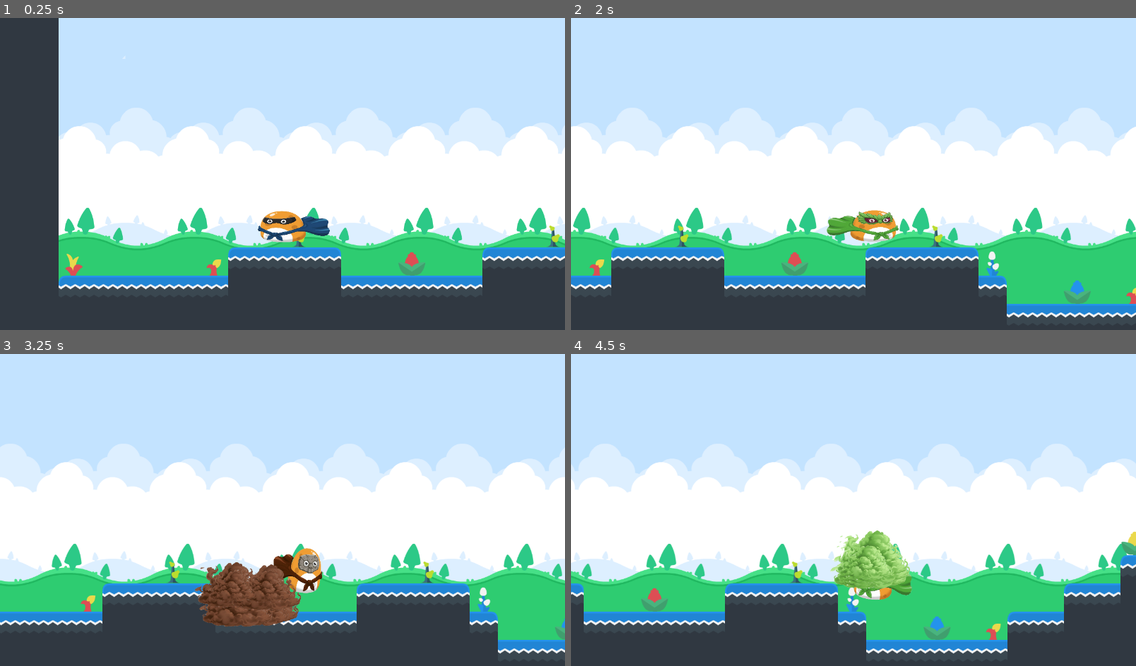
Above: before the commit, frames 1-4 (two rows, left to right).
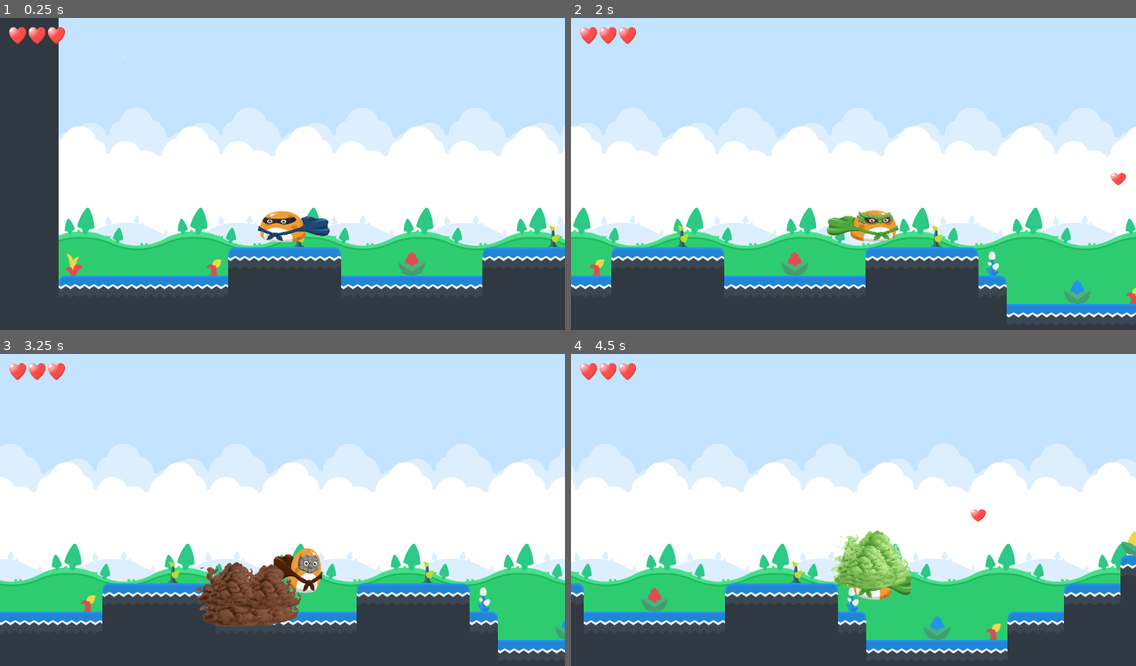
Above: after the commit, the same moments.

Repository: uging/ggj2026
Game: Godot game, scene res://levels/basic_level.tscn
Two runs of this game, one before a commit and one after it. Both use one fixed random seed, a clock stepped at 60 frames per second and the inputs below. The project has no main scene, so this scene is started directly.
Inputs:
- Up to frame 1 (0.25 s): no input
- Up to frame 2 (2 s): tap Enter at 0.5 s; hold D (move_right) from 0.53 s (still down); tap 1 at 0.6 s; tap Space at 0.77, 1.52 s; tap 2 at 1.35 s
- Up to frame 3 (3.25 s): release D (move_right) at 2.03 s; hold A (move_left) 2.03-2.78 s; tap 3 at 2.1 s; hold D (move_right) from 2.78 s (still down); tap 4 at 2.85 s; tap Space at 3.02 s
- Up to frame 4 (4.5 s): tap 1 at 3.6 s; tap Space at 3.77 s; release D (move_right) at 4.28 s; hold A (move_left) from 4.28 s (still down); tap 2 at 4.35 s

The runs differ from the first frame. In frame 1, 0.4% of the frame differs, in the area x 1-12%, y 2-9%; in frame 2, 0.4%; in frame 3, 0.4%; in frame 4, 0.4%, in the area x 1-74%, y 2-54%.

Commit message:
added heart pickup to scenes

Diff:
--- /dev/null
+++ b/heart_pickup.gd
@@ -0,0 +1,27 @@
+extends Area2D
+
+@export var heal_amount := 1
+
+func _ready() -> void:
+	# Connect the signal for when Goma enters the heart
+	body_entered.connect(_on_body_entered)
+
+	# Visual: Make it bob gently
+	var tween = create_tween().set_loops().set_ease(Tween.EASE_IN_OUT).set_trans(Tween.TRANS_SINE)
+	tween.tween_property(self, "position:y", -10.0, 1.2).as_relative()
+	tween.tween_property(self, "position:y", 10.0, 1.2).as_relative()
+
+func _on_body_entered(body: Node2D) -> void:
+	# Check if the body has our 'heal' function
+	if body.has_method("heal"):
+		# Only pick up if health is less than the max (10)
+		if body.current_health < body.max_health:
+			body.heal(heal_amount)
+			play_collect_animation()
+
+func play_collect_animation():
+	# Pop and fade effect before deleting the node
+	var tween = create_tween()
+	tween.tween_property(self, "scale", Vector2(1.5, 1.5), 0.1)
+	tween.tween_property(self, "modulate:a", 0.0, 0.1)
+	tween.finished.connect(queue_free)
--- /dev/null
+++ b/heart_pickup.tscn
@@ -0,0 +1,19 @@
+[gd_scene load_steps=4 format=3 uid="uid://lpoqjqyofqgm"]
+
+[ext_resource type="Script" uid="uid://bjnsxqmx7tmk6" path="res://heart_pickup.gd" id="1_3u1mg"]
+[ext_resource type="Texture2D" uid="uid://cmoiyoulbgnmx" path="res://assets/character/heart.png" id="1_w2efk"]
+
+[sub_resource type="CircleShape2D" id="CircleShape2D_3u1mg"]
+radius = 16.27882
+
+[node name="HeartPickup" type="Area2D"]
+collision_layer = 0
+script = ExtResource("1_3u1mg")
+
+[node name="Sprite2D" type="Sprite2D" parent="."]
+position = Vector2(0.18748736, 1.6249912)
+scale = Vector2(0.048469417, 0.044230796)
+texture = ExtResource("1_w2efk")
+
+[node name="CollisionShape2D" type="CollisionShape2D" parent="."]
+shape = SubResource("CircleShape2D_3u1mg")
--- a/levels/basic_level.tscn
+++ b/levels/basic_level.tscn
@@ -1,253 +1,11 @@
-[gd_scene load_steps=7 format=4 uid="uid://cywrg0bjuyd0q"]
-
-[ext_resource type="Script" uid="uid://d35w1jylxasvg" path="res://levels/basic_level.gd" id="1_jxqax"]
-[ext_resource type="Texture2D" uid="uid://fi37jk1jjf4u" path="res://resources/spritesheet-backgrounds-default.png" id="1_x83mk"]
+[gd_scene load_steps=9 format=4 uid="uid://cywrg0bjuyd0q"]
+
+[ext_resource type="Script" path="res://levels/basic_level.gd" id="1_jxqax"]
 [ext_resource type="Texture2D" uid="uid://co4nqst4qm0h1" path="res://resources/tilesheet_complete.png" id="2_h6lqb"]
+[ext_resource type="TileSet" uid="uid://cm86mllv60gwm" path="res://levels/background.tres" id="2_jxqax"]
 [ext_resource type="PackedScene" uid="uid://p6cwmp2367e6" path="res://player.tscn" id="3_h6lqb"]
-[ext_resource type="TileSet" uid="uid://cm86mllv60gwm" path="res://levels/background.tres" id="2_jxqax"]
-
-[sub_resource type="TileSetAtlasSource" id="TileSetAtlasSource_jxqax"]
-texture = ExtResource("1_x83mk")
-texture_region_size = Vector2i(64, 64)
-0:0/0 = 0
-1:0/0 = 0
-2:0/0 = 0
-3:0/0 = 0
-4:0/0 = 0
-5:0/0 = 0
-6:0/0 = 0
-7:0/0 = 0
-8:0/0 = 0
-9:0/0 = 0
-10:0/0 = 0
-11:0/0 = 0
-12:0/0 = 0
-13:0/0 = 0
-14:0/0 = 0
-15:0/0 = 0
-0:1/0 = 0
-1:1/0 = 0
-2:1/0 = 0
-3:1/0 = 0
-4:1/0 = 0
-5:1/0 = 0
-6:1/0 = 0
-7:1/0 = 0
-8:1/0 = 0
-9:1/0 = 0
-10:1/0 = 0
-11:1/0 = 0
-12:1/0 = 0
-13:1/0 = 0
-14:1/0 = 0
-15:1/0 = 0
-0:2/0 = 0
-1:2/0 = 0
-2:2/0 = 0
-3:2/0 = 0
-4:2/0 = 0
-5:2/0 = 0
-6:2/0 = 0
-7:2/0 = 0
-8:2/0 = 0
-9:2/0 = 0
-10:2/0 = 0
-11:2/0 = 0
-12:2/0 = 0
-13:2/0 = 0
-14:2/0 = 0
-15:2/0 = 0
-0:3/0 = 0
-1:3/0 = 0
-2:3/0 = 0
-3:3/0 = 0
-4:3/0 = 0
-5:3/0 = 0
-6:3/0 = 0
-7:3/0 = 0
-8:3/0 = 0
-9:3/0 = 0
-10:3/0 = 0
-11:3/0 = 0
-12:3/0 = 0
-13:3/0 = 0
-14:3/0 = 0
-15:3/0 = 0
-0:4/0 = 0
-1:4/0 = 0
-2:4/0 = 0
-3:4/0 = 0
-4:4/0 = 0
-5:4/0 = 0
-6:4/0 = 0
-7:4/0 = 0
-8:4/0 = 0
-9:4/0 = 0
-10:4/0 = 0
-11:4/0 = 0
-12:4/0 = 0
-13:4/0 = 0
-14:4/0 = 0
-15:4/0 = 0
-0:5/0 = 0
-1:5/0 = 0
-2:5/0 = 0
-3:5/0 = 0
-4:5/0 = 0
-5:5/0 = 0
-6:5/0 = 0
-7:5/0 = 0
-8:5/0 = 0
-9:5/0 = 0
-10:5/0 = 0
-11:5/0 = 0
-12:5/0 = 0
-13:5/0 = 0
-14:5/0 = 0
-15:5/0 = 0
-0:6/0 = 0
-1:6/0 = 0
-2:6/0 = 0
-3:6/0 = 0
-4:6/0 = 0
-5:6/0 = 0
-6:6/0 = 0
-7:6/0 = 0
-8:6/0 = 0
-9:6/0 = 0
-10:6/0 = 0
-11:6/0 = 0
-12:6/0 = 0
-13:6/0 = 0
-14:6/0 = 0
-15:6/0 = 0
-0:7/0 = 0
-1:7/0 = 0
-2:7/0 = 0
-3:7/0 = 0
-4:7/0 = 0
-5:7/0 = 0
-6:7/0 = 0
-7:7/0 = 0
-8:7/0 = 0
-9:7/0 = 0
-10:7/0 = 0
-11:7/0 = 0
-12:7/0 = 0
-13:7/0 = 0
-14:7/0 = 0
-15:7/0 = 0
-0:8/0 = 0
-1:8/0 = 0
-2:8/0 = 0
-3:8/0 = 0
-4:8/0 = 0
-5:8/0 = 0
-6:8/0 = 0
-7:8/0 = 0
-8:8/0 = 0
-9:8/0 = 0
-10:8/0 = 0
-11:8/0 = 0
-12:8/0 = 0
-13:8/0 = 0
-14:8/0 = 0
-15:8/0 = 0
-0:9/0 = 0
-1:9/0 = 0
-2:9/0 = 0
-3:9/0 = 0
-4:9/0 = 0
-5:9/0 = 0
-6:9/0 = 0
-7:9/0 = 0
-8:9/0 = 0
-9:9/0 = 0
-10:9/0 = 0
-11:9/0 = 0
-12:9/0 = 0
-13:9/0 = 0
-14:9/0 = 0
-15:9/0 = 0
-0:10/0 = 0
-1:10/0 = 0
-2:10/0 = 0
-3:10/0 = 0
-4:10/0 = 0
-5:10/0 = 0
-6:10/0 = 0
-7:10/0 = 0
-8:10/0 = 0
-9:10/0 = 0
-10:10/0 = 0
-11:10/0 = 0
-12:10/0 = 0
-13:10/0 = 0
-14:10/0 = 0
-15:10/0 = 0
-0:11/0 = 0
-1:11/0 = 0
-2:11/0 = 0
-3:11/0 = 0
-4:11/0 = 0
-5:11/0 = 0
-6:11/0 = 0
-7:11/0 = 0
-8:11/0 = 0
-9:11/0 = 0
-10:11/0 = 0
-11:11/0 = 0
-12:11/0 = 0
-13:11/0 = 0
-14:11/0 = 0
-15:11/0 = 0
-0:12/0 = 0
-1:12/0 = 0
-2:12/0 = 0
-3:12/0 = 0
-4:12/0 = 0
-5:12/0 = 0
-6:12/0 = 0
-7:12/0 = 0
-8:12/0 = 0
-9:12/0 = 0
-10:12/0 = 0
-11:12/0 = 0
-12:12/0 = 0
-13:12/0 = 0
-14:12/0 = 0
-15:12/0 = 0
-0:13/0 = 0
-1:13/0 = 0
-2:13/0 = 0
-3:13/0 = 0
-4:13/0 = 0
-5:13/0 = 0
-6:13/0 = 0
-7:13/0 = 0
-8:13/0 = 0
-0:14/0 = 0
-1:14/0 = 0
-2:14/0 = 0
-3:14/0 = 0
-4:14/0 = 0
-5:14/0 = 0
-6:14/0 = 0
-7:14/0 = 0
-8:14/0 = 0
-0:15/0 = 0
-1:15/0 = 0
-2:15/0 = 0
-3:15/0 = 0
-4:15/0 = 0
-5:15/0 = 0
-6:15/0 = 0
-7:15/0 = 0
-8:15/0 = 0
-
-[sub_resource type="TileSet" id="TileSet_r6mkj"]
-tile_size = Vector2i(64, 64)
-sources/0 = SubResource("TileSetAtlasSource_jxqax")
+[ext_resource type="PackedScene" uid="uid://cqaupd1yu7des" path="res://hud.tscn" id="5_r6mkj"]
+[ext_resource type="PackedScene" uid="uid://lpoqjqyofqgm" path="res://heart_pickup.tscn" id="6_6t68p"]
 
 [sub_resource type="TileSetAtlasSource" id="TileSetAtlasSource_6t68p"]
 texture = ExtResource("2_h6lqb")
@@ -545,3 +303,8 @@
 
 [node name="Player" parent="." instance=ExtResource("3_h6lqb")]
 position = Vector2(507, 408)
+
+[node name="HUD" parent="." instance=ExtResource("5_r6mkj")]
+
+[node name="HeartPickup" parent="." instance=ExtResource("6_6t68p")]
+position = Vector2(1533, 294)
--- a/levels/tower_level.tscn
+++ b/levels/tower_level.tscn
@@ -1,9 +1,10 @@
-[gd_scene load_steps=10 format=4 uid="uid://bgh77nwtdn33x"]
+[gd_scene load_steps=11 format=4 uid="uid://cahd13mh34s3u"]
 
 [ext_resource type="TileSet" uid="uid://cm86mllv60gwm" path="res://levels/background.tres" id="1_hr45r"]
 [ext_resource type="Texture2D" uid="uid://ch537l21ahu2k" path="res://resources/building.png" id="2_35uxj"]
 [ext_resource type="Texture2D" uid="uid://ctkhdrwvmkjsh" path="res://resources/sheet.png" id="3_32ucf"]
 [ext_resource type="PackedScene" uid="uid://p6cwmp2367e6" path="res://player.tscn" id="4_35uxj"]
+[ext_resource type="PackedScene" uid="uid://lpoqjqyofqgm" path="res://heart_pickup.tscn" id="5_32ucf"]
 
 [sub_resource type="TileSetAtlasSource" id="TileSetAtlasSource_3qyff"]
 texture = ExtResource("2_35uxj")
@@ -473,3 +474,6 @@
 
 [node name="Player" parent="." instance=ExtResource("4_35uxj")]
 position = Vector2(720, 254)
+
+[node name="HeartPickup" parent="." instance=ExtResource("5_32ucf")]
+position = Vector2(718, -1342)
--- a/player.gd
+++ b/player.gd
@@ -16,9 +16,11 @@
 @export var slide_speed := 600.0
 @export var wall_slide_speed := 50.0
 @export var slope_limit_deg := 30.0
+
+
 signal health_changed(new_health)
 @export var max_health := 10
-var current_health := 3  # Starts at 3 as requested
+var current_health := 3  # Starts at 3
 
 var charge_time := 0.0
 var is_charging := false
Not shown, added: heart_pickup.gd.uid
